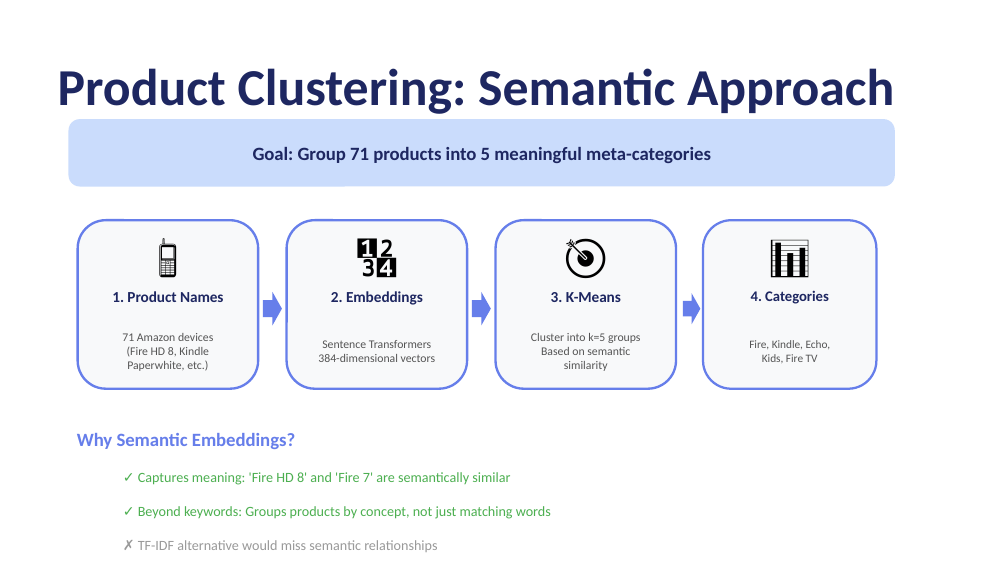
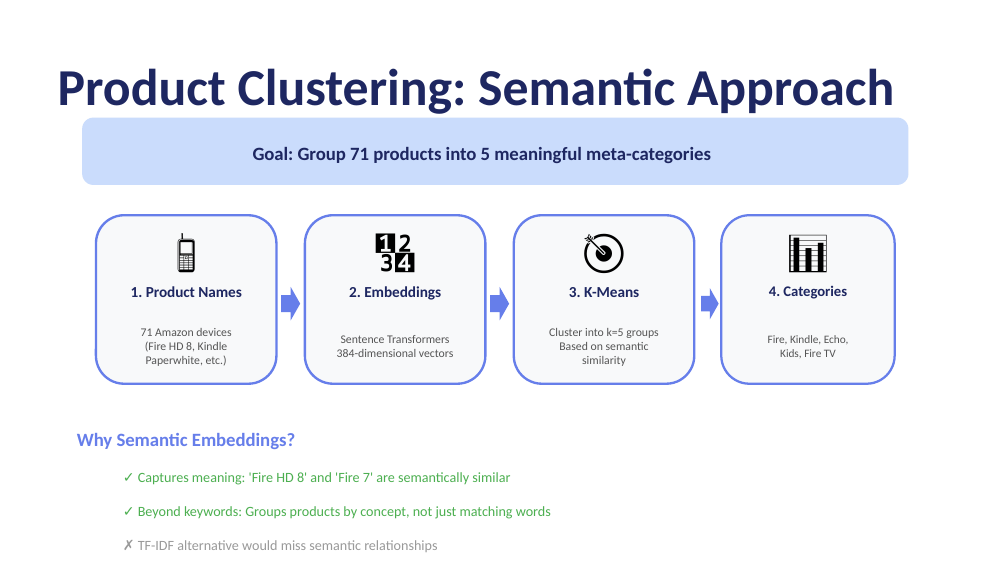
Before and after one commit to marcosfsousa/project-ironhack-automated-customer-reviews, a slide deck: slide 6 of deliverables/G8 - Automated Customer Reviews - Presentation.pptx. Drawn at 1008x567 pixels with LibreOffice and Linux fonts; fonts in the diff are those of the drawing. Boxes give left, top, right and bottom in pixels: in the first picture for what was removed or moved away, otherwise in the second. Text is boxed around its words. In the diff, an @@ line names an element or a change of style, - is before the commit and + after.

```diff
--- a/deliverables/G8 - Automated Customer Reviews - Presentation.pptx
+++ b/deliverables/G8 - Automated Customer Reviews - Presentation.pptx
@@ rounded rectangle: place and size @@
-rounded rectangle at [69,119,895,186]
+rounded rectangle at [83,118,909,185]
@@ 12 texts, 4 rounded rectangles, 3 right arrows: place and size @@
-12 texts, 4 rounded rectangles, 3 right arrows at [78,221,877,389]
+12 texts, 4 rounded rectangles, 3 right arrows at [96,216,895,384]
```
Also in this commit, not shown: 7 other slides changed, 2 slides added, 1 slide removed.
